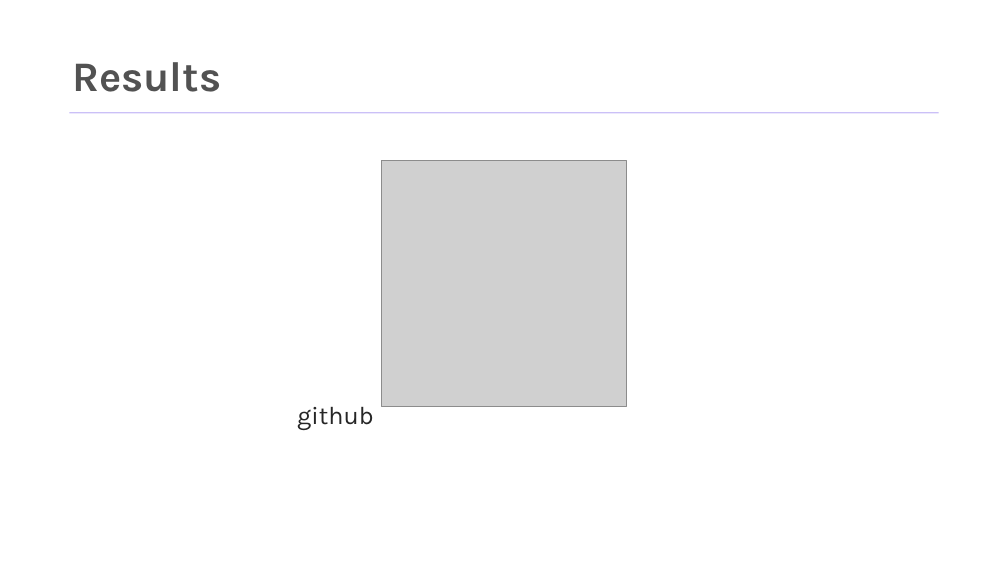
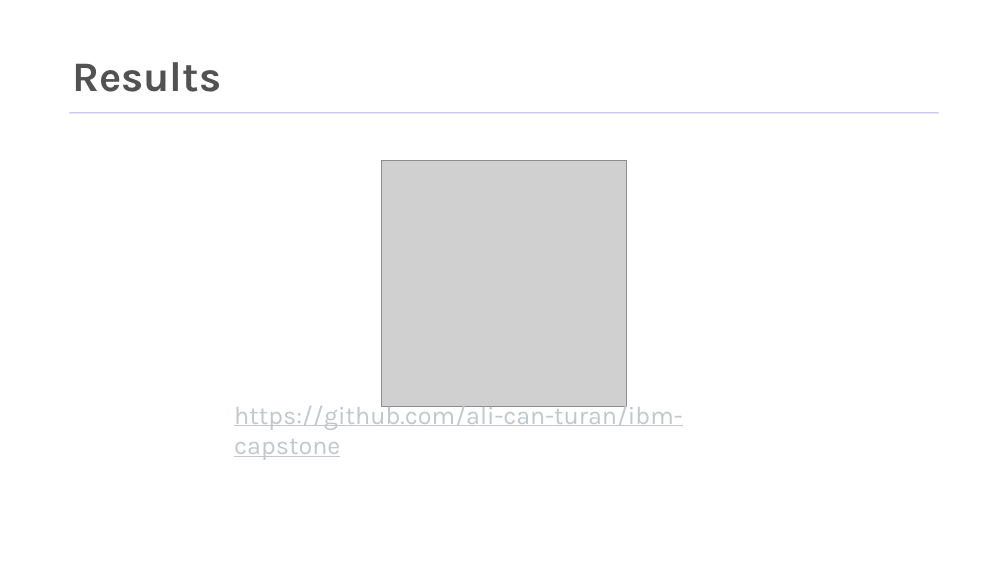
Before and after one commit to ali-can-turan/ibm-capstone, a slide deck: slide 6 of presentation.pptx. Drawn at 1008x567 pixels with LibreOffice and Linux fonts; fonts in the diff are those of the drawing; grey boxes stand for pictures; background and template pictures are left out. Boxes give left, top, right and bottom in pixels: in the first picture for what was removed or moved away, otherwise in the second. Text is boxed around its words. In the diff, an @@ line names an element or a change of style, - is before the commit and + after.

Commit message:
github repo added to the presentation

```diff
--- a/presentation.pptx
+++ b/presentation.pptx
@@ text at [234,401,682,460]: text changed; text colour #262626 to #C1C7CD @@
-github
+https://github.com/ali-can-turan/ibm-capstone
```
Also in this commit, not shown: 1 other slide changed.
